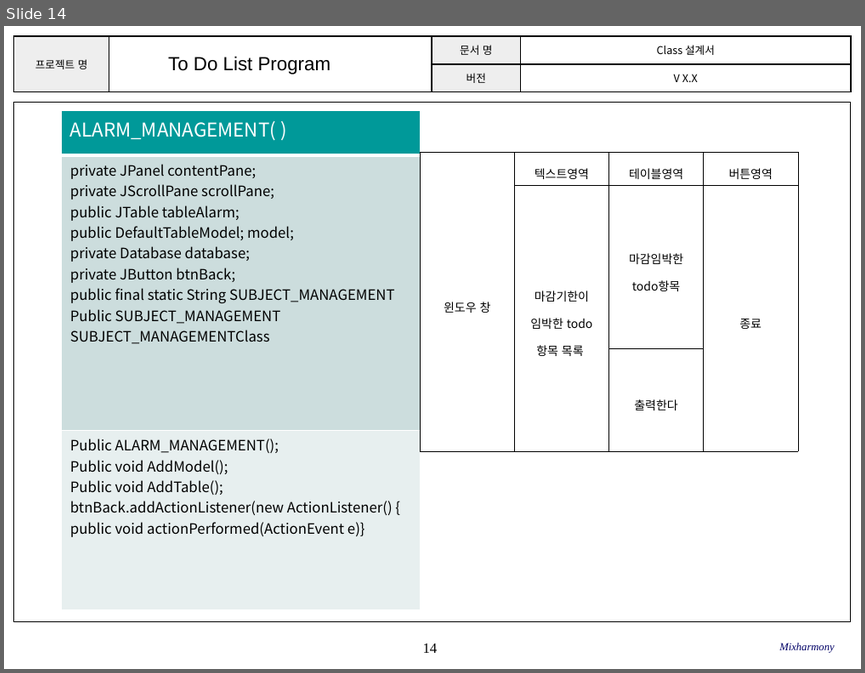
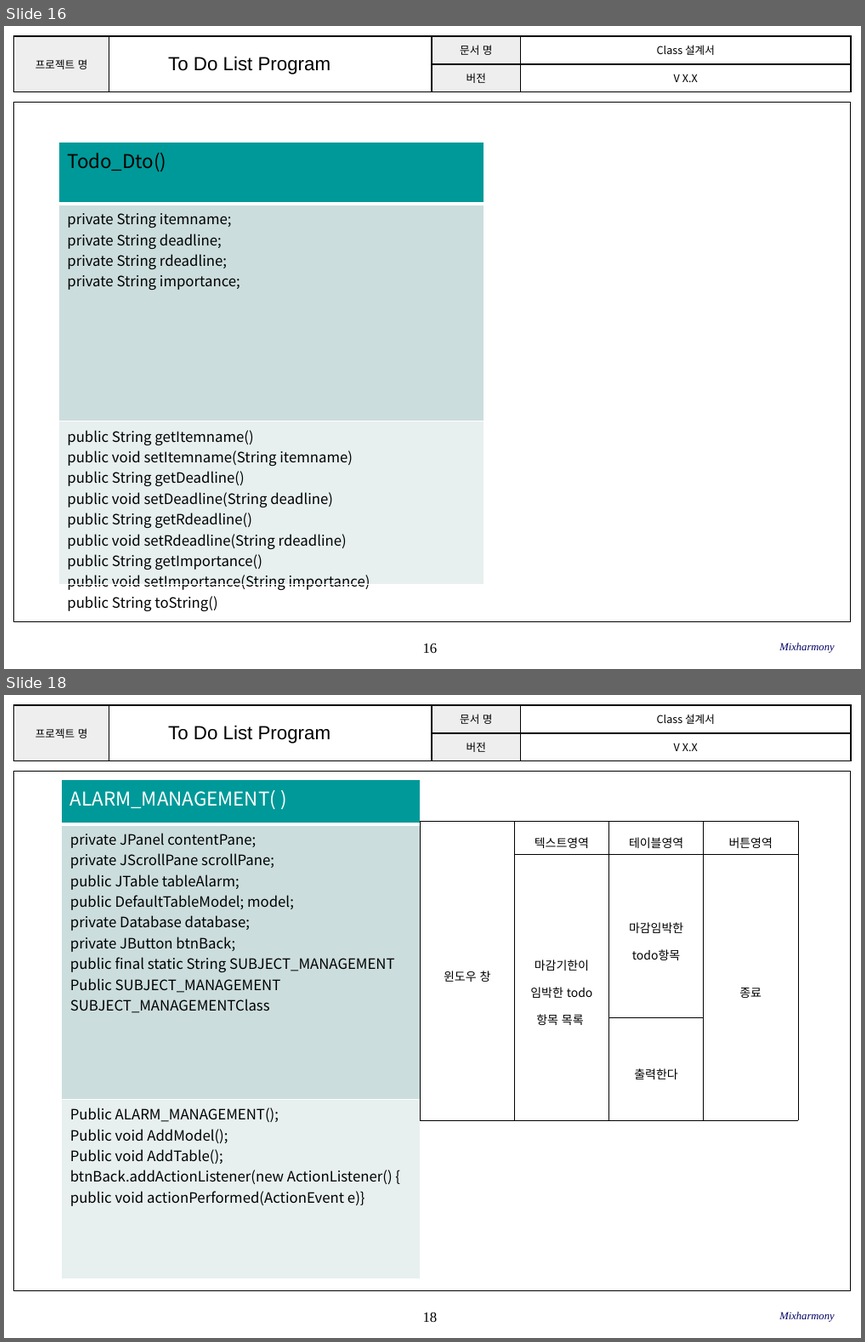
Before and after one commit to SE-admin/SE2017_2_mixharmony, a slide deck: doc/3_ 설계서/Class Design.pptx. Shown one above the other, each under a label of ours: slide 14 before the commit, slides 16 and 18 after it; the slides between them are not shown. The pictures are 865x673 and 865x1342 pixels, drawn with LibreOffice and Linux fonts; fonts in the diff are those of the drawing; background and template pictures are left out. Boxes give left, top, right and bottom in pixels: in the first picture for what was removed or moved away, otherwise in the second. Text is boxed around its words. In the diff, an @@ line names an element or a change of style, - is before the commit and + after.

```diff
--- a/doc/3_ 설계서/Class Design.pptx
+++ b/doc/3_ 설계서/Class Design.pptx
@@ slide 16 added at box(4, 26, 861, 669), background #FFFFFF; not listed: 3 template elements that a slide beside it also shows @@
@@ text added at box(168, 56, 331, 74), 16 pt, text #000000 @@
+To Do List Program
@@ table added at box(59, 142, 483, 615), 3 rows, 1 columns @@
+Todo_Dto()
+private String itemname; / private String deadline; / private String rdeadline; / private String importance;
+public String getItemname() / public void setItemname(String itemname) / public String getDeadline() / public void setDeadline(String deadline) / public String getRdeadline() / public void setRdeadline(String rdeadline) / public String getImportance() / public void setImportance(String importance) / public String toString()
@@ text added at box(779, 642, 834, 652), 9 pt, text #000066, italic @@
+Mixharmony
@@ what was slide 14 is now slide 18 @@
@@ page number at box(423, 1312, 438, 1321): text changed @@
-14
+18
```
Also in this commit, not shown: 4 slides changed, 3 other slides added.
